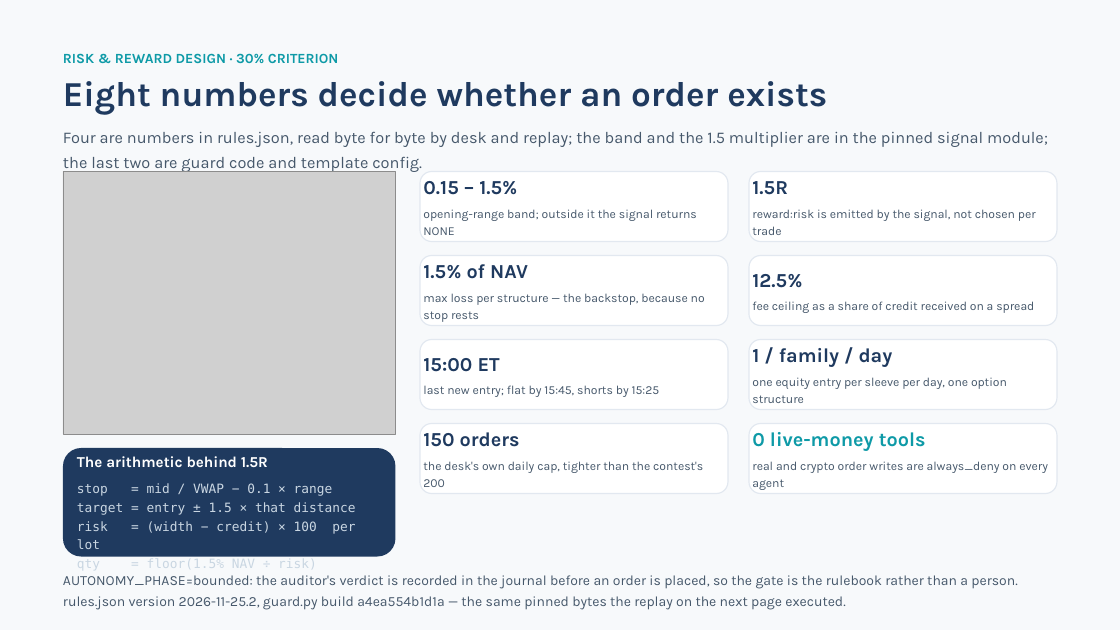
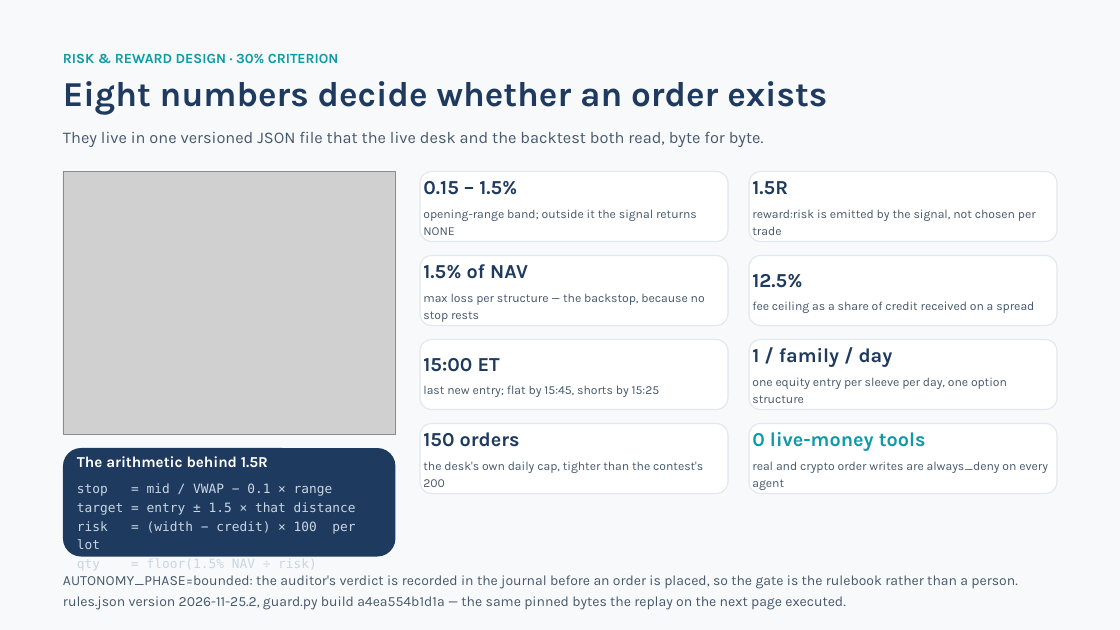
Before and after one commit to lzblue/qoder-trend-desk, a slide deck: slide 5 of qoder-trend-desk-submission.pptx. Drawn at 1120x630 pixels with LibreOffice and Linux fonts; fonts in the diff are those of the drawing; grey boxes stand for pictures. Boxes give left, top, right and bottom in pixels: in the first picture for what was removed or moved away, otherwise in the second. Text is boxed around its words. In the diff, an @@ line names an element or a change of style, - is before the commit and + after.

```diff
--- a/qoder-trend-desk-submission.pptx
+++ b/qoder-trend-desk-submission.pptx
@@ text at bbox=[63, 132, 764, 147]: text changed @@
-Four are numbers in rules.json, read byte for byte by desk and replay; the band and the 1.5 multiplier are in the pinned signal module; the last two are guard code and template config.
+They live in one versioned JSON file that the live desk and the backtest both read, byte for byte.
```
Also in this commit, not shown: 7 other slides changed, 4 other files.
